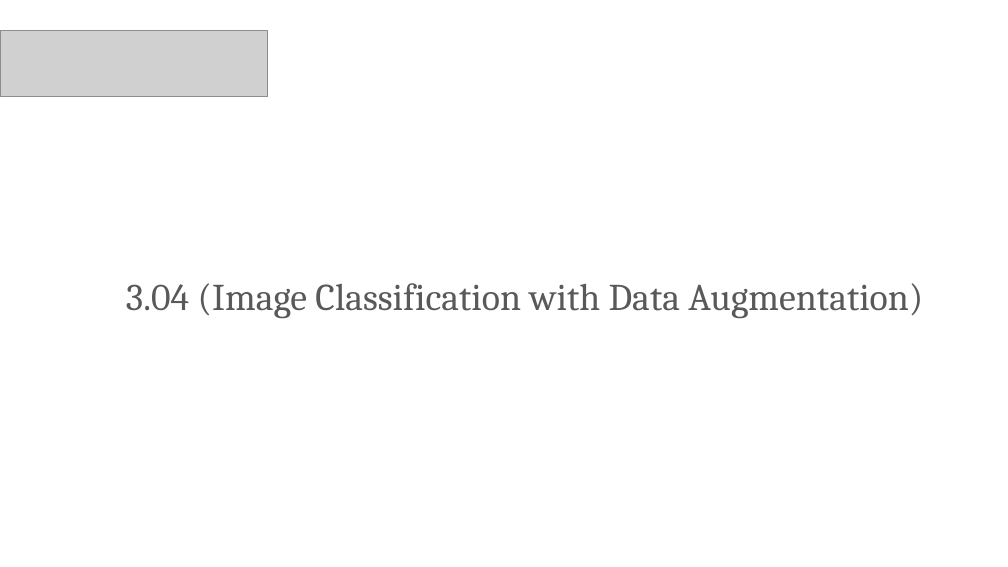
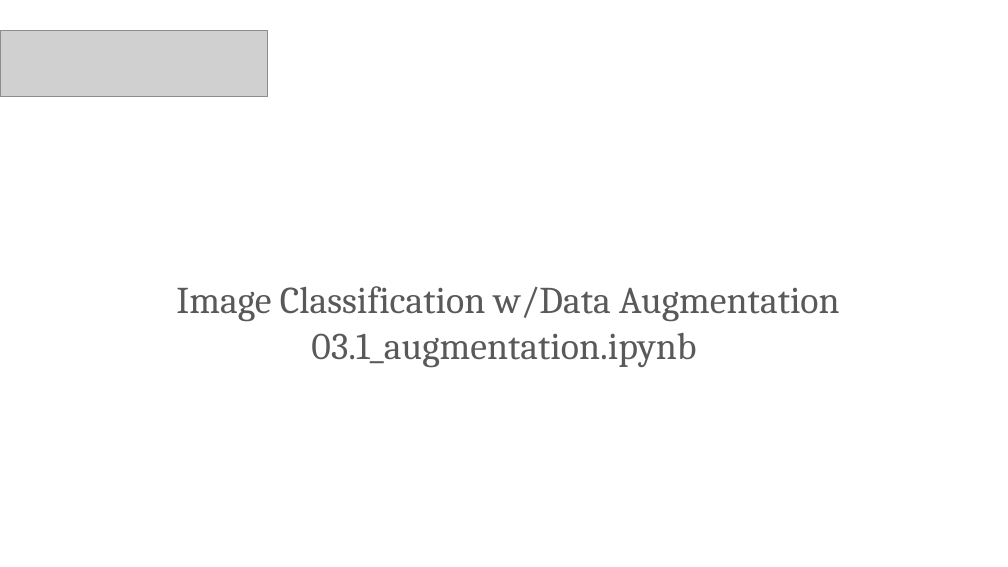
Before and after one commit to PracticumAI/cnn, a slide deck: slide 7 of presentations/03_data_augmentation.pptx (slide 3 before the commit). Drawn at 1008x567 pixels with LibreOffice and Linux fonts; fonts in the diff are those of the drawing; grey boxes stand for pictures. Boxes give left, top, right and bottom in pixels: in the first picture for what was removed or moved away, otherwise in the second. Text is boxed around its words. In the diff, an @@ line names an element or a change of style, - is before the commit and + after.

```diff
--- a/presentations/03_data_augmentation.pptx
+++ b/presentations/03_data_augmentation.pptx
@@ title removed at (126,283,923,319) @@
-3.04 (Image Classification with Data Augmentation)
@@ text added at (176,286,840,367), 36 pt, text #595959 @@
+Image Classification w/Data Augmentation
+03.1_augmentation.ipynb
```
Also in this commit, not shown: 1 slide added, 2 slides removed, 2 other files.
